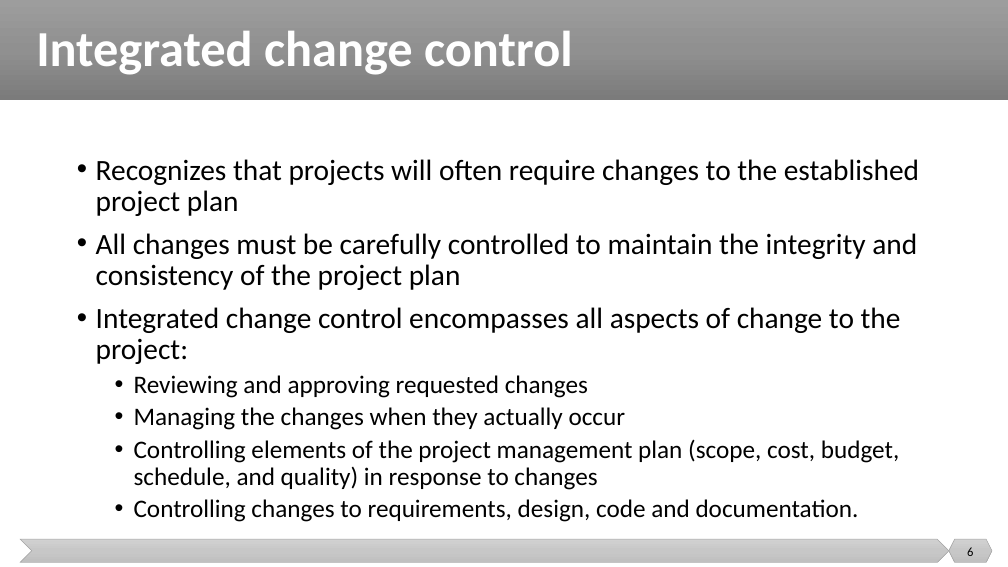
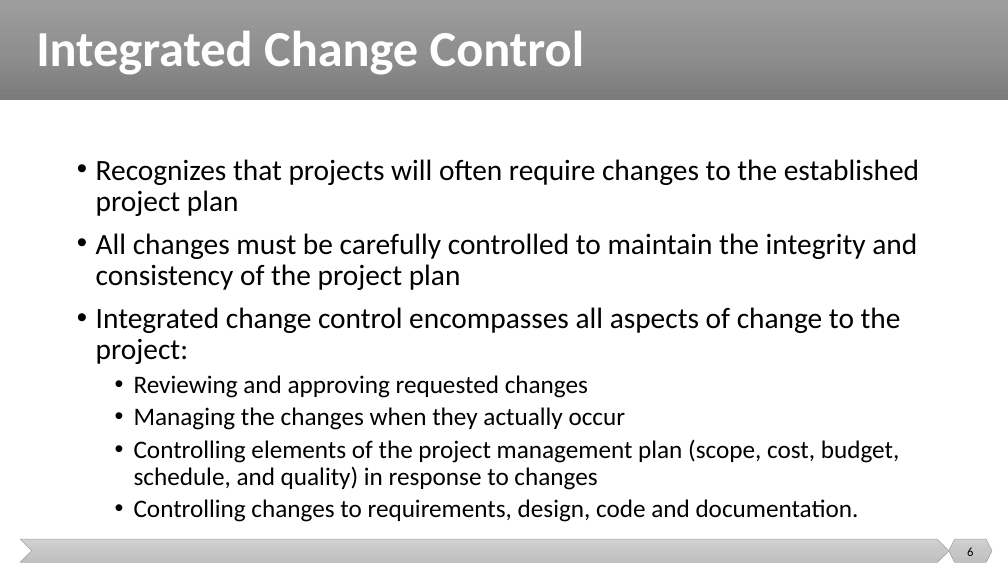
Before and after one commit to malenezi/malenezi, a slide deck: slide 6 of SE423/Lectures/9-Change Management/Change Management.pptx. Drawn at 1008x567 pixels with LibreOffice and Linux fonts; fonts in the diff are those of the drawing. Boxes give left, top, right and bottom in pixels: in the first picture for what was removed or moved away, otherwise in the second. Text is boxed around its words. In the diff, an @@ line names an element or a change of style, - is before the commit and + after.

```diff
--- a/SE423/Lectures/9-Change Management/Change Management.pptx
+++ b/SE423/Lectures/9-Change Management/Change Management.pptx
@@ title at [36,31,584,75]: text changed @@
-Integrated change control
+Integrated Change Control
```
Also in this commit, not shown: 8 other slides changed, 4 slides added, 1 slide removed, 1 other file.
